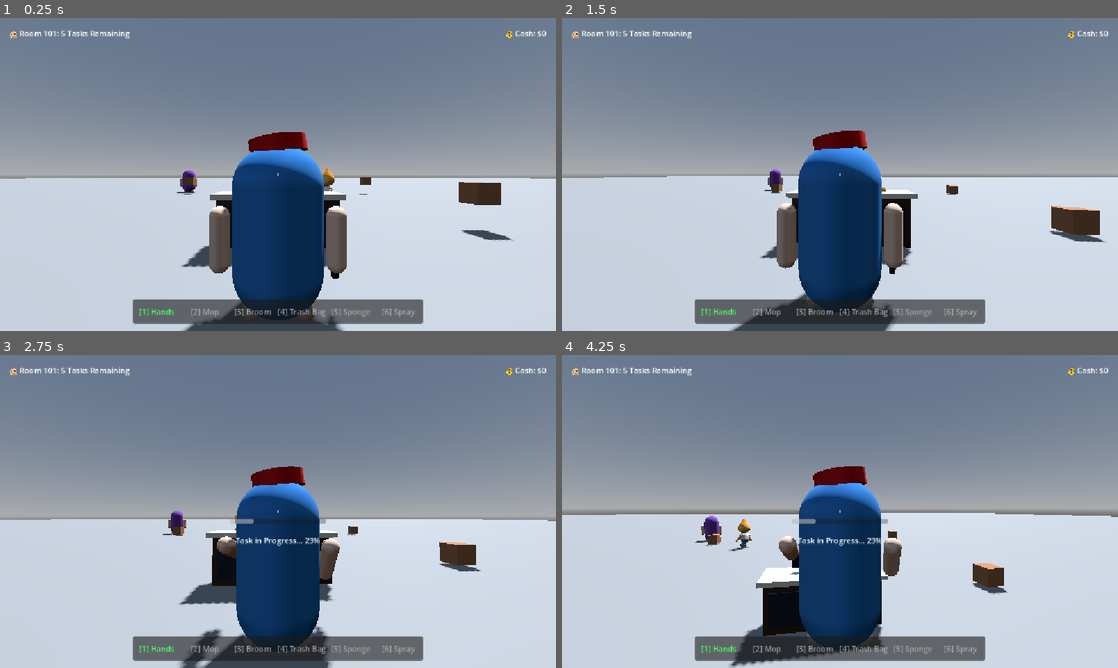
Above: before the commit, frames 1-4 (two rows, left to right).
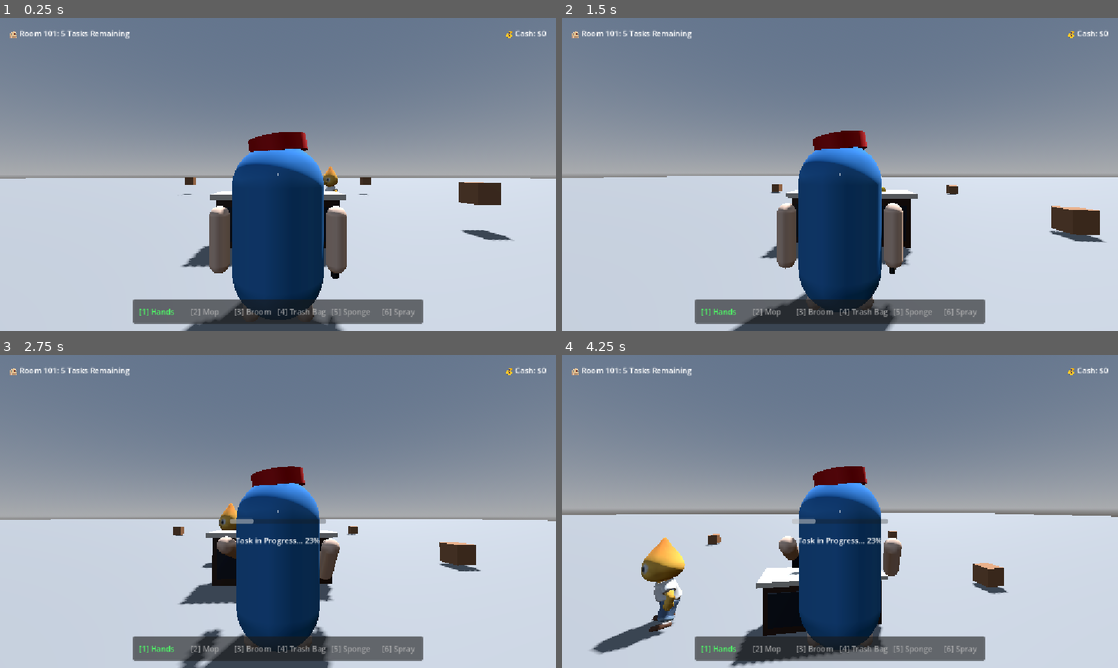
Above: after the commit, the same moments.

Repository: ngezLin/Zero-Rating-Star
Game: Godot game, scene res://scenes/main.tscn
Two runs of this game, one before a commit and one after it. Both use one fixed random seed, a clock stepped at 60 frames per second and the inputs below.
Inputs (mouse positions are in pixels of both pictures, inside the frame that each line leads up to):
- Up to frame 1 (0.25 s): no input
- Up to frame 2 (1.5 s): tap Enter (ui_accept) at 0.5, 0.77 s; move the mouse to (867, 174) at 0.52 s; hold E (interact) 0.53-1.28 s; click (867, 174) at 0.67 s; right-click (867, 174) at 0.8 s; move the mouse to (812, 174) at 1.27 s; right-click (812, 174) at 1.35 s; click (812, 174) at 1.42 s
- Up to frame 3 (2.75 s): tap Enter (ui_accept) at 1.52 s; tap R (task) at 1.55 s; move the mouse to (289, 505) at 2.02 s; hold R (task) from 2.03 s (still down); click (289, 505) at 2.17 s; tap E (interact) at 2.3 s
- Up to frame 4 (4.25 s): move the mouse to (834, 517) at 2.77 s; release R (task) at 2.78 s; click (834, 517) at 2.85 s; tap Enter (ui_accept) at 3.02, 3.77 s; right-click (834, 517) at 3.05 s; move the mouse to (878, 514) at 3.52 s; hold R (task) from 3.53 s (still down); tap S (camera_back) at 3.6 s; click (878, 514) at 3.67 s

The runs differ from the first frame. In frame 1, 0.3% of the frame differs, in the area x 31-61%, y 47-56%; in frame 2, 0.1%; in frame 3, 0.4%; in frame 4, 2.2%, in the area x 5-43%, y 51-96%.

Commit message:
update naming

Diff:
--- a/Character/citruswalk.tscn
+++ /dev/null
@@ -1,27 +0,0 @@
-[gd_scene format=3 uid="uid://c0ucwk8eqeqpf"]
-
-[ext_resource type="PackedScene" uid="uid://dkps6kr4y7b0x" path="res://models/Citruswalk.glb" id="1_6kj5m"]
-
-[node name="Citruswalk" unique_id=145872629 instance=ExtResource("1_6kj5m")]
-transform = Transform3D(2, 0, 0, 0, 2, 0, 0, 0, 2, 0, 0, 0)
-
-[node name="Skeleton3D" parent="ParentNode/Armature" parent_id_path=PackedInt32Array(530407823) index="0" unique_id=1069067072]
-bones/1/position = Vector3(0.0035610043, -0.015379222, 0.28223425)
-bones/1/rotation = Quaternion(0.42799753, -0.20067094, -0.23819588, 0.84841734)
-bones/2/rotation = Quaternion(0.15792792, 0.8402641, 0.39036667, -0.34150973)
-bones/3/rotation = Quaternion(0.91629636, -0.2768422, 0.014931213, -0.28902677)
-bones/3/scale = Vector3(1.0000479, 1.0000004, 0.99999994)
-bones/4/rotation = Quaternion(-0.16551244, 0.0051908023, -0.024306942, 0.9858945)
-bones/5/rotation = Quaternion(0.6830542, -0.013057748, -0.018765198, 0.7300098)
-bones/11/rotation = Quaternion(0.96994495, -0.19329615, -0.0026224798, -0.14777191)
-bones/11/scale = Vector3(1.00004, 1, 1.0000225)
-bones/14/rotation = Quaternion(-0.015960226, -0.0014007519, -0.003318669, 0.9998662)
-bones/15/rotation = Quaternion(0.71189773, -0.009923, -0.010401172, 0.702136)
-bones/19/rotation = Quaternion(0.12303137, 0.8488879, 0.3815396, -0.34449962)
-bones/20/rotation = Quaternion(0.023172522, 0.0117954, -0.026502589, 0.99931055)
-bones/21/rotation = Quaternion(0.02317299, 0.011795484, -0.02650257, 0.9993105)
-bones/22/rotation = Quaternion(0.05866059, 2.294259e-08, -0.08626849, 0.99454343)
-bones/26/rotation = Quaternion(-0.17956556, -0.06799755, -0.48626408, 0.8524552)
-bones/27/rotation = Quaternion(0.40541998, 0.45280483, -0.30146265, 0.73465824)
-bones/34/rotation = Quaternion(-0.21193129, -0.05699927, 0.5217093, 0.82441235)
-bones/37/rotation = Quaternion(0.6041807, -0.33217484, 0.29276606, 0.6625056)
--- a/Character/npc.gd
+++ /dev/null
@@ -1,202 +0,0 @@
-extends CharacterBody3D
-
-enum State { WANDERING, TALKING }
-var current_state: State = State.WANDERING
-
-# Movement configuration
-const SPEED = 3.5
-const GRAVITY_MULTIPLIER = 4.0
-const WANDER_MIN_X = -10.0
-const WANDER_MAX_X = 10.0
-const WANDER_MIN_Z = -15.0
-const WANDER_MAX_Z = 4.0
-
-# Animation constants
-const BOB_FREQ = 2.4
-var t_bob = 0.0
-
-@onready var body_mesh: MeshInstance3D = $BodyMesh
-@onready var left_shoulder: Node3D = $BodyMesh/LeftShoulder
-@onready var right_shoulder: Node3D = $BodyMesh/RightShoulder
-@onready var left_foot: MeshInstance3D = $LeftFoot
-@onready var right_foot: MeshInstance3D = $RightFoot
-@onready var left_eye: MeshInstance3D = $BodyMesh/LeftEye
-@onready var right_eye: MeshInstance3D = $BodyMesh/RightEye
-
-@onready var default_left_foot_pos: Vector3 = left_foot.position
-@onready var default_right_foot_pos: Vector3 = right_foot.position
-
-# NPC state variables
-var wander_target: Vector3 = Vector3.ZERO
-var talking_partner: CharacterBody3D = null
-var talking_timer: float = 0.0
-var talk_cooldown: float = 0.0
-
-func _ready() -> void:
-	# Initialize first wander target
-	_choose_new_wander_target()
-	# Stagger the talk cooldowns initially
-	talk_cooldown = randf_range(0.0, 5.0)
-
-func _physics_process(delta: float) -> void:
-	# Snappy physics gravity
-	if not is_on_floor():
-		velocity += (get_gravity() * GRAVITY_MULTIPLIER) * delta
-
-	# Process State Machine
-	match current_state:
-		State.WANDERING:
-			_process_wandering(delta)
-		State.TALKING:
-			_process_talking(delta)
-
-	move_and_slide()
-
-func _process_wandering(delta: float) -> void:
-	# Decrement talk cooldown
-	if talk_cooldown > 0.0:
-		talk_cooldown -= delta
-
-	# Move toward wander target
-	var to_target = wander_target - global_position
-	to_target.y = 0.0 # Ignore height differences for direction calculation
-
-	if to_target.length() < 1.0:
-		_choose_new_wander_target()
-		return
-
-	var dir = to_target.normalized()
-	velocity.x = dir.x * SPEED
-	velocity.z = dir.z * SPEED
-
-	# Rotate smoothly towards movement direction
-	var target_rotation_y = atan2(-dir.x, -dir.z)
-	rotation.y = rotate_toward(rotation.y, target_rotation_y, delta * 5.0)
-
-	# --- Wandering Walk Animations ---
-	t_bob += delta * velocity.length()
-
-	# Rotate shoulders to swing arms back and forth
-	var sway_amp = 0.4
-	var left_sway = sin(t_bob * BOB_FREQ * 0.5) * sway_amp
-	var right_sway = -left_sway
-
-	left_shoulder.rotation.x = lerp_angle(left_shoulder.rotation.x, left_sway, delta * 8.0)
-	right_shoulder.rotation.x = lerp_angle(right_shoulder.rotation.x, right_sway, delta * 8.0)
-
-	left_shoulder.rotation.z = lerp_angle(left_shoulder.rotation.z, -0.15 - abs(left_sway * 0.2), delta * 8.0)
-	right_shoulder.rotation.z = lerp_angle(right_shoulder.rotation.z, 0.15 + abs(right_sway * 0.2), delta * 8.0)
-
-	left_shoulder.rotation.y = lerp_angle(left_shoulder.rotation.y, left_sway * 0.3, delta * 8.0)
-	right_shoulder.rotation.y = lerp_angle(right_shoulder.rotation.y, right_sway * 0.3, delta * 8.0)
-
-	# Step feet
-	var step_amp_y = 0.08
-	var step_amp_z = 0.15
-
-	var left_foot_swing = sin(t_bob * BOB_FREQ * 0.5) * step_amp_z
-	var right_foot_swing = -left_foot_swing
-
-	left_foot.position.z = default_left_foot_pos.z + left_foot_swing
-	right_foot.position.z = default_right_foot_pos.z + right_foot_swing
-
-	var left_lift = max(0.0, cos(t_bob * BOB_FREQ * 0.5)) * step_amp_y
-	var right_lift = max(0.0, -cos(t_bob * BOB_FREQ * 0.5)) * step_amp_y
-
-	left_foot.position.y = default_left_foot_pos.y + left_lift
-	right_foot.position.y = default_right_foot_pos.y + right_lift
-
-	left_foot.rotation.x = deg_to_rad(-90) + (left_foot_swing * 0.4)
-	right_foot.rotation.x = deg_to_rad(-90) + (right_foot_swing * 0.4)
-
-	# Check for nearby NPCs to start talking
-	if talk_cooldown <= 0.0:
-		for other in get_tree().get_nodes_in_group("npc"):
-			if other != self and other.current_state == State.WANDERING and other.talk_cooldown <= 0.0:
-				var dist = global_position.distance_to(other.global_position)
-				if dist < 2.8:
-					# Start talking!
-					_start_talking_with(other)
-					other._start_talking_with(self)
-					break
-
-func _process_talking(delta: float) -> void:
-	# Stop movement
-	velocity.x = move_toward(velocity.x, 0, SPEED)
-	velocity.z = move_toward(velocity.z, 0, SPEED)
-
-	# Return feet to idle positions
-	left_foot.position = left_foot.position.lerp(default_left_foot_pos, delta * 8.0)
-	right_foot.position = right_foot.position.lerp(default_right_foot_pos, delta * 8.0)
-	left_foot.rotation = left_foot.rotation.lerp(Vector3(-PI/2, 0, 0), delta * 8.0)
-	right_foot.rotation = right_foot.rotation.lerp(Vector3(-PI/2, 0, 0), delta * 8.0)
-
-	# Face partner
-	if is_instance_valid(talking_partner):
-		var to_partner = talking_partner.global_position - global_position
-		to_partner.y = 0.0
-		if to_partner.length() > 0.1:
-			var target_rot = atan2(-to_partner.x, -to_partner.z)
-			rotation.y = rotate_toward(rotation.y, target_rot, delta * 5.0)
-
-	# Mimic talking timer
-	talking_timer -= delta
-	if talking_timer <= 0.0:
-		_stop_talking()
-		return
-
-	# --- Conversational Gesturing Hand Animations ---
-	var t_talk = (Time.get_ticks_msec() / 1000.0) * 8.0
-
-	# Left arm gestures up/down/inward
-	var left_gesture_x = 0.8 + sin(t_talk) * 0.4
-	var left_gesture_y = -0.3 + cos(t_talk * 0.8) * 0.2
-	var left_gesture_z = -0.4 + sin(t_talk * 1.1) * 0.3
-
-	left_shoulder.rotation.x = lerp_angle(left_shoulder.rotation.x, left_gesture_x, delta * 10.0)
-	left_shoulder.rotation.y = lerp_angle(left_shoulder.rotation.y, left_gesture_y, delta * 10.0)
-	left_shoulder.rotation.z = lerp_angle(left_shoulder.rotation.z, left_gesture_z, delta * 10.0)
-
-	# Right arm gestures up/down/inward out-of-phase
-	var right_gesture_x = 0.8 + cos(t_talk * 0.95) * 0.4
-	var right_gesture_y = 0.3 + sin(t_talk * 0.75) * 0.2
-	var right_gesture_z = 0.4 + cos(t_talk * 1.05) * 0.3
-
-	right_shoulder.rotation.x = lerp_angle(right_shoulder.rotation.x, right_gesture_x, delta * 10.0)
-	right_shoulder.rotation.y = lerp_angle(right_shoulder.rotation.y, right_gesture_y, delta * 10.0)
-	right_shoulder.rotation.z = lerp_angle(right_shoulder.rotation.z, right_gesture_z, delta * 10.0)
-
-	# Squint eyelids randomly to look like they are talking animatedly
-	var squint_val = abs(sin(t_talk * 0.3)) * 0.5
-	var left_mat = left_eye.get_surface_override_material(0)
-	if left_mat:
-		left_mat.set_shader_parameter("squint", squint_val)
-	var right_mat = right_eye.get_surface_override_material(0)
-	if right_mat:
-		right_mat.set_shader_parameter("squint", squint_val)
-
-func _choose_new_wander_target() -> void:
-	wander_target = Vector3(
-		randf_range(WANDER_MIN_X, WANDER_MAX_X),
-		global_position.y,
-		randf_range(WANDER_MIN_Z, WANDER_MAX_Z)
-	)
-
-func _start_talking_with(partner: CharacterBody3D) -> void:
-	current_state = State.TALKING
-	talking_partner = partner
-	talking_timer = 10.0
-
-func _stop_talking() -> void:
-	current_state = State.WANDERING
-	talking_partner = null
-	talk_cooldown = 10.0 # Walk away for 10 seconds before talking again
-	_choose_new_wander_target()
-
-	# Reset squint/eyelids
-	var left_mat = left_eye.get_surface_override_material(0)
-	if left_mat:
-		left_mat.set_shader_parameter("squint", 0.0)
-	var right_mat = right_eye.get_surface_override_material(0)
-	if right_mat:
-		right_mat.set_shader_parameter("squint", 0.0)
--- a/Character/npc.tscn
+++ /dev/null
@@ -1,85 +0,0 @@
-[gd_scene format=3 uid="uid://dfb77g02218u"]
-
-[ext_resource type="Script" path="res://Character/npc.gd" id="1_npc_script"]
-[ext_resource type="Shader" path="res://shaders/eye_shader.gdshader" id="2_eye_shader"]
-
-[sub_resource type="CapsuleShape3D" id="CapsuleShape3D_npc"]
-radius = 0.4
-height = 1.8
-
-[sub_resource type="CapsuleMesh" id="CapsuleMesh_body"]
-
-[sub_resource type="StandardMaterial3D" id="StandardMaterial3D_purple"]
-albedo_color = Color(0.5, 0.3, 0.7, 1)
-
-[sub_resource type="CapsuleMesh" id="CapsuleMesh_arm"]
-radius = 0.11
-height = 0.8
-
-[sub_resource type="StandardMaterial3D" id="StandardMaterial3D_skin"]
-albedo_color = Color(0.95, 0.8, 0.7, 1)
-
-[sub_resource type="SphereMesh" id="SphereMesh_eye_sclera"]
-radius = 0.12
-height = 0.24
-
-[sub_resource type="ShaderMaterial" id="ShaderMaterial_eye"]
-render_priority = 0
-shader = ExtResource("2_eye_shader")
-shader_parameter/sclera_color = Color(1, 1, 1, 1)
-shader_parameter/pupil_color = Color(0, 0, 0, 1)
-shader_parameter/skin_color = Color(0.5, 0.3, 0.7, 1)
-shader_parameter/pupil_radius = 0.22
-shader_parameter/squint = 0.0
-
-[sub_resource type="CapsuleMesh" id="CapsuleMesh_foot"]
-radius = 0.1
-height = 0.35
-
-[node name="NPC" type="CharacterBody3D" groups=["npc"]]
-collision_layer = 1
-collision_mask = 1
-script = ExtResource("1_npc_script")
-
-[node name="CollisionShape3D" type="CollisionShape3D" parent="."]
-shape = SubResource("CapsuleShape3D_npc")
-
-[node name="BodyMesh" type="MeshInstance3D" parent="."]
-mesh = SubResource("CapsuleMesh_body")
-surface_material_override/0 = SubResource("StandardMaterial3D_purple")
-
-[node name="LeftShoulder" type="Node3D" parent="BodyMesh"]
-transform = Transform3D(1, 0, 0, 0, 1, 0, 0, 0, 1, -0.65, 0.2, 0)
-
-[node name="LeftHand" type="MeshInstance3D" parent="BodyMesh/LeftShoulder"]
-transform = Transform3D(1, 0, 0, 0, 1, 0, 0, 0, 1, 0, -0.35, 0)
-mesh = SubResource("CapsuleMesh_arm")
-surface_material_override/0 = SubResource("StandardMaterial3D_skin")
-
-[node name="RightShoulder" type="Node3D" parent="BodyMesh"]
-transform = Transform3D(1, 0, 0, 0, 1, 0, 0, 0, 1, 0.65, 0.2, 0)
-
-[node name="RightHand" type="MeshInstance3D" parent="BodyMesh/RightShoulder"]
-transform = Transform3D(1, 0, 0, 0, 1, 0, 0, 0, 1, 0, -0.35, 0)
-mesh = SubResource("CapsuleMesh_arm")
-surface_material_override/0 = SubResource("StandardMaterial3D_skin")
-
-[node name="LeftEye" type="MeshInstance3D" parent="BodyMesh"]
-transform = Transform3D(1, 0, 0, 0, 1, 0, 0, 0, 1, -0.2, 0.5, -0.48)
-mesh = SubResource("SphereMesh_eye_sclera")
-surface_material_override/0 = SubResource("ShaderMaterial_eye")
-
-[node name="RightEye" type="MeshInstance3D" parent="BodyMesh"]
-transform = Transform3D(1, 0, 0, 0, 1, 0, 0, 0, 1, 0.2, 0.5, -0.48)
-mesh = SubResource("SphereMesh_eye_sclera")
-surface_material_override/0 = SubResource("ShaderMaterial_eye")
-
-[node name="LeftFoot" type="MeshInstance3D" parent="."]
-transform = Transform3D(1, 0, 0, 0, -4.37114e-08, -1, 0, 1, -4.37114e-08, -0.3, -0.9, 0)
-mesh = SubResource("CapsuleMesh_foot")
-surface_material_override/0 = SubResource("StandardMaterial3D_skin")
-
-[node name="RightFoot" type="MeshInstance3D" parent="."]
-transform = Transform3D(1, 0, 0, 0, -4.37114e-08, -1, 0, 1, -4.37114e-08, 0.3, -0.9, 0)
-mesh = SubResource("CapsuleMesh_foot")
-surface_material_override/0 = SubResource("StandardMaterial3D_skin")
--- a/Character/npc_citrus.gd
+++ /dev/null
@@ -1,155 +0,0 @@
-extends CharacterBody3D
-
-enum State { WAITING_5s, WALKING_TO_RECEPTION, WAITING_FOR_PLAYER, SERVED, LEAVING }
-var current_state: State = State.WAITING_5s
-
-@export var speed: float = 2.5
-const GRAVITY_MULTIPLIER = 4.0
-
-# Target position in front of reception desk (guest side)
-@export var reception_target_pos: Vector3 = Vector3(0.0, 0.25, 2.7)
-# Exit target position after check-in
-@export var exit_target_pos: Vector3 = Vector3(8.0, 0.25, 8.0)
-
-# Timers
-var initial_delay_timer: float = 5.0
-
-# Animation constants
-const ANIM_WALK = "Armature|preset_biped_walk"
-const ANIM_IDLE = "Armature|preset_biped_wait"
-var anim_player: AnimationPlayer = null
-var anim_ready: bool = false
-
-@onready var citrus_model = $Citruswalk if has_node("Citruswalk") else ($Player1 if has_node("Player1") else null)
-
-func _ready():
-	add_to_group("interactable")
-	add_to_group("npc")
-	_setup_animation()
-
-func _setup_animation():
-	if citrus_model:
-		anim_player = citrus_model.find_child("AnimationPlayer", true, false) as AnimationPlayer
-	if not anim_player:
-		return
-
-	if anim_player.has_animation("Armature|Armature"):
-		var anim_lib = anim_player.get_animation_library("")
-		if anim_lib and anim_lib.has_animation("Armature|Armature"):
-			anim_lib.remove_animation("Armature|Armature")
-
-	for anim_name in [ANIM_WALK, ANIM_IDLE]:
-		if anim_player.has_animation(anim_name):
-			var anim = anim_player.get_animation(anim_name)
-			if anim and anim.loop_mode != Animation.LOOP_LINEAR:
-				var anim_lib = anim_player.get_animation_library("")
-				if anim_lib:
-					anim = anim.duplicate()
-					anim.loop_mode = Animation.LOOP_LINEAR
-					anim_lib.add_animation(anim_name, anim)
-
-	anim_ready = true
-	_play_anim(ANIM_IDLE)
-
-func _physics_process(delta: float) -> void:
-	if not is_on_floor():
-		velocity += (get_gravity() * GRAVITY_MULTIPLIER) * delta
-
-	match current_state:
-		State.WAITING_5s:
-			_process_waiting_5s(delta)
-		State.WALKING_TO_RECEPTION:
-			_process_walking(delta, reception_target_pos)
-		State.WAITING_FOR_PLAYER:
-			_process_waiting_for_player(delta)
-		State.SERVED:
-			_process_served(delta)
-		State.LEAVING:
-			_process_walking(delta, exit_target_pos)
-
-	move_and_slide()
-
-func _process_waiting_5s(delta: float) -> void:
-	velocity.x = move_toward(velocity.x, 0, speed)
-	velocity.z = move_toward(velocity.z, 0, speed)
-	_play_anim(ANIM_IDLE)
-
-	initial_delay_timer -= delta
-	if initial_delay_timer <= 0.0:
-		current_state = State.WALKING_TO_RECEPTION
-		_show_feedback_message("Heading to Reception Desk...")
-		get_tree().create_timer(2.0).timeout.connect(func():
-			if current_state == State.WALKING_TO_RECEPTION and has_node("StatusLabel3D"):
-				$StatusLabel3D.visible = false
-		)
-
-func _process_walking(delta: float, target: Vector3) -> void:
-	var to_target = target - global_position
-	to_target.y = 0.0
-
-	if to_target.length() < 0.7:
-		velocity.x = move_toward(velocity.x, 0, speed)
-		velocity.z = move_toward(velocity.z, 0, speed)
-		if current_state == State.WALKING_TO_RECEPTION:
-			current_state = State.WAITING_FOR_PLAYER
-			_show_feedback_message("🔔 Waiting at Reception [Press E]")
-		elif current_state == State.LEAVING:
-			queue_free()
-		return
-
-	var dir = to_target.normalized()
-	velocity.x = dir.x * speed
-	velocity.z = dir.z * speed
-
-	var target_rotation_y = atan2(dir.x, dir.z)
-	rotation.y = rotate_toward(rotation.y, target_rotation_y, delta * 5.0)
-
-	_play_anim(ANIM_WALK, 1.2)
-
-func _process_waiting_for_player(delta: float) -> void:
-	velocity.x = move_toward(velocity.x, 0, speed)
-	velocity.z = move_toward(velocity.z, 0, speed)
-
-	# Turn facing the reception counter (facing -Z towards desk)
-	rotation.y = rotate_toward(rotation.y, PI, delta * 4.0)
-	_play_anim(ANIM_IDLE)
-
-func _process_served(_delta: float) -> void:
-	_play_anim(ANIM_IDLE)
-
-# Called when Player interacts with Npc_Citrus (presses E)
-func interact(_player_node = null):
-	if current_state == State.WAITING_FOR_PLAYER:
-		print("Npc_Citrus interacted with!")
-		current_state = State.SERVED
-
-		# Show feedback message
-		_show_feedback_message("Thank you! Checked in! 😊")
-
-		# Wait 1.8 seconds then start walking away
-		get_tree().create_timer(1.8).timeout.connect(func():
-			_show_feedback_message("Goodbye!")
-			current_state = State.LEAVING
-		)
-
-func get_interaction_prompt() -> String:
-	if current_state == State.WAITING_FOR_PLAYER:
-		return "Press [E] to Check-in Citrus"
-	elif current_state == State.SERVED:
-		return "Checking in Citrus..."
-	return ""
-
-func _show_feedback_message(msg: String):
-	if has_node("StatusLabel3D"):
-		$StatusLabel3D.text = msg
-		$StatusLabel3D.visible = true
-
-
-func _play_anim(anim_name: String, speed_scale: float = 1.0) -> void:
-	if not anim_ready or not anim_player:
-		return
-	if not anim_player.has_animation(anim_name):
-		return
-	if anim_player.current_animation != anim_name:
-		anim_player.play(anim_name)
-	anim_player.speed_scale = speed_scale
--- a/Character/npc_citrus.tscn
+++ /dev/null
@@ -1,28 +0,0 @@
-[gd_scene format=3 uid="uid://c8npccitrus"]
-
-[ext_resource type="Script" path="res://Character/npc_citrus.gd" id="1_npccitrus_script"]
-[ext_resource type="PackedScene" uid="uid://dkps6kr4y7b0x" path="res://models/Citruswalk.glb" id="2_citrus_model"]
-
-[sub_resource type="CapsuleShape3D" id="CapsuleShape3D_citrus"]
-radius = 0.614
-height = 3.616
-
-[node name="Npc_Citrus" type="CharacterBody3D" groups=["interactable", "npc"]]
-collision_layer = 1
-collision_mask = 1
-script = ExtResource("1_npccitrus_script")
-
-[node name="CollisionShape3D" type="CollisionShape3D" parent="."]
-transform = Transform3D(1, 0, 0, 0, 1, 0, 0, 0, 1, 0, 1.808, 0)
-shape = SubResource("CapsuleShape3D_citrus")
-
-[node name="Citruswalk" parent="." instance=ExtResource("2_citrus_model")]
-transform = Transform3D(2, 0, 0, 0, 2, 0, 0, 0, 2, 0, -0.10, 0)
-
-[node name="StatusLabel3D" type="Label3D" parent="."]
-transform = Transform3D(1, 0, 0, 0, 1, 0, 0, 0, 1, 0, 3.8, 0)
-visible = false
-billboard = 1
-text = "Check-in Citrus"
-font_size = 36
-outline_size = 8
--- a/scenes/main.tscn
+++ b/scenes/main.tscn
@@ -2,12 +2,11 @@
 
 [ext_resource type="PackedScene" uid="uid://dhbb68iarv1sk" path="res://Character/player.tscn" id="1_ig7tw"]
 [ext_resource type="PackedScene" uid="uid://cb5lwq82218u" path="res://scenes/pickup_box.tscn" id="3_box"]
-[ext_resource type="PackedScene" uid="uid://dfb77g02218u" path="res://Character/npc.tscn" id="4_npc"]
 [ext_resource type="PackedScene" uid="uid://cau3majdgq2tb" path="res://models/Cthapel.glb" id="5_lquwl"]
-[ext_resource type="Script" uid="uid://cwmn2j3ycb8hh" path="res://Character/citrus_3d.gd" id="6_5vw27"]
+[ext_resource type="Script" path="res://Character/wanderer.gd" id="6_5vw27"]
 [ext_resource type="PackedScene" uid="uid://dkps6kr4y7b0x" path="res://models/Citruswalk.glb" id="7_272bh"]
 [ext_resource type="PackedScene" uid="uid://duf3jhlyuyoug" path="res://scenes/reception_desk.tscn" id="8_reception"]
-[ext_resource type="PackedScene" uid="uid://c8npccitrus" path="res://Character/npc_citrus.tscn" id="9_npccitrus"]
+[ext_resource type="PackedScene" uid="uid://mmu3uy152lgq" path="res://Character/guest.tscn" id="9_npccitrus"]
 
 [sub_resource type="ProceduralSkyMaterial" id="ProceduralSkyMaterial_ig7tw"]
 sky_horizon_color = Color(0.66224277, 0.6717428, 0.6867428, 1)
@@ -55,8 +54,9 @@
 [node name="ReceptionDesk" parent="." unique_id=5000001 instance=ExtResource("8_reception")]
 transform = Transform3D(1, 0, 0, 0, 1, 0, 0, 0, 1, 0, 0.25, 1.8)
 
-[node name="Npc_Citrus" parent="." unique_id=6000001 instance=ExtResource("9_npccitrus")]
-transform = Transform3D(1, 0, 0, 0, 1, 0, 0, 0, 1, 4, 0.25, 6)
+[node name="Guest" parent="." unique_id=6000001 instance=ExtResource("9_npccitrus")]
+transform = Transform3D(1, 0, 0, 0, 1, 0, 0, 0, 1, 4.0381145, 1.7471071, 5.4417653)
+visible = false
 
 [node name="Box1" parent="." unique_id=3000001 instance=ExtResource("3_box")]
 transform = Transform3D(1, 0, 0, 0, 1, 0, 0, 0, 1, 5.7417364, 1.5, 0.5)
@@ -67,26 +67,18 @@
 [node name="Box3" parent="." unique_id=3000003 instance=ExtResource("3_box")]
 transform = Transform3D(1, 0, 0, 0, 1, 0, 0, 0, 1, 7, 1.5, -10)
 
-[node name="NPC1" parent="." unique_id=4000001 instance=ExtResource("4_npc")]
-transform = Transform3D(1, 0, 0, 0, 1, 0, 0, 0, 1, 0, 1.18, -9)
-script = null
-
-[node name="NPC2" parent="." unique_id=4000002 instance=ExtResource("4_npc")]
-transform = Transform3D(1, 0, 0, 0, 1, 0, 0, 0, 1, -8, 1.18, -12)
-script = null
-
 [node name="Node" type="Node" parent="." unique_id=493880338]
 
 [node name="Cthapel" parent="." unique_id=1025471099 instance=ExtResource("5_lquwl")]
 transform = Transform3D(1, 0, 0, 0, 1, 0, 0, 0, 1, 0.12521565, 1.138367, -3.6098585)
 
-[node name="Citrus3d" type="CharacterBody3D" parent="." unique_id=136815297]
+[node name="Wanderer" type="CharacterBody3D" parent="." unique_id=136815297]
 transform = Transform3D(1, 0, 0, 0, 1, 0, 0, 0, 1, 3, 0.25, -4)
 script = ExtResource("6_5vw27")
 
-[node name="CollisionShape3D" type="CollisionShape3D" parent="Citrus3d" unique_id=1897140808]
+[node name="CollisionShape3D" type="CollisionShape3D" parent="Wanderer" unique_id=1897140808]
 transform = Transform3D(1, 0, 0, 0, 1, 0, 0, 0, 1, 0, 1.808, 0)
 shape = SubResource("CapsuleShape3D_5vw27")
 
-[node name="Citruswalk" parent="Citrus3d" unique_id=1472181402 instance=ExtResource("7_272bh")]
+[node name="Citruswalk" parent="Wanderer" unique_id=1472181402 instance=ExtResource("7_272bh")]
 transform = Transform3D(2, 0, 0, 0, 2, 0, 0, 0, 2, 0, -0.1, 0)
Not shown, removed: Character/citrus_3d.gd.uid
Not shown, removed: Character/npc.gd.uid
Not shown, removed: Character/npc_citrus.gd.uid
Renamed: Character/citrus_3d.gd -> Character/wanderer.gd
Not shown, added: Character/wanderer.gd.uid
